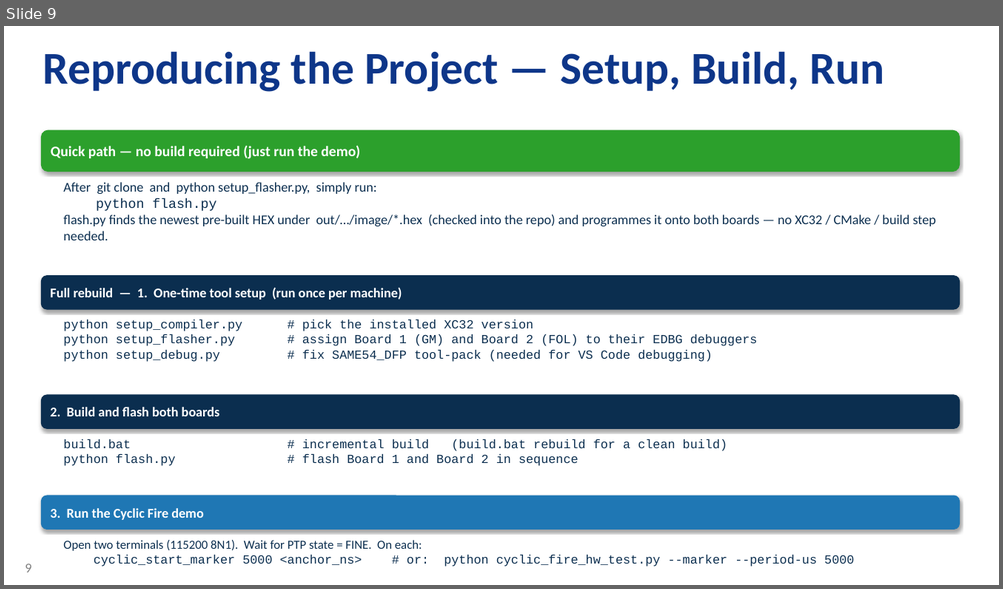
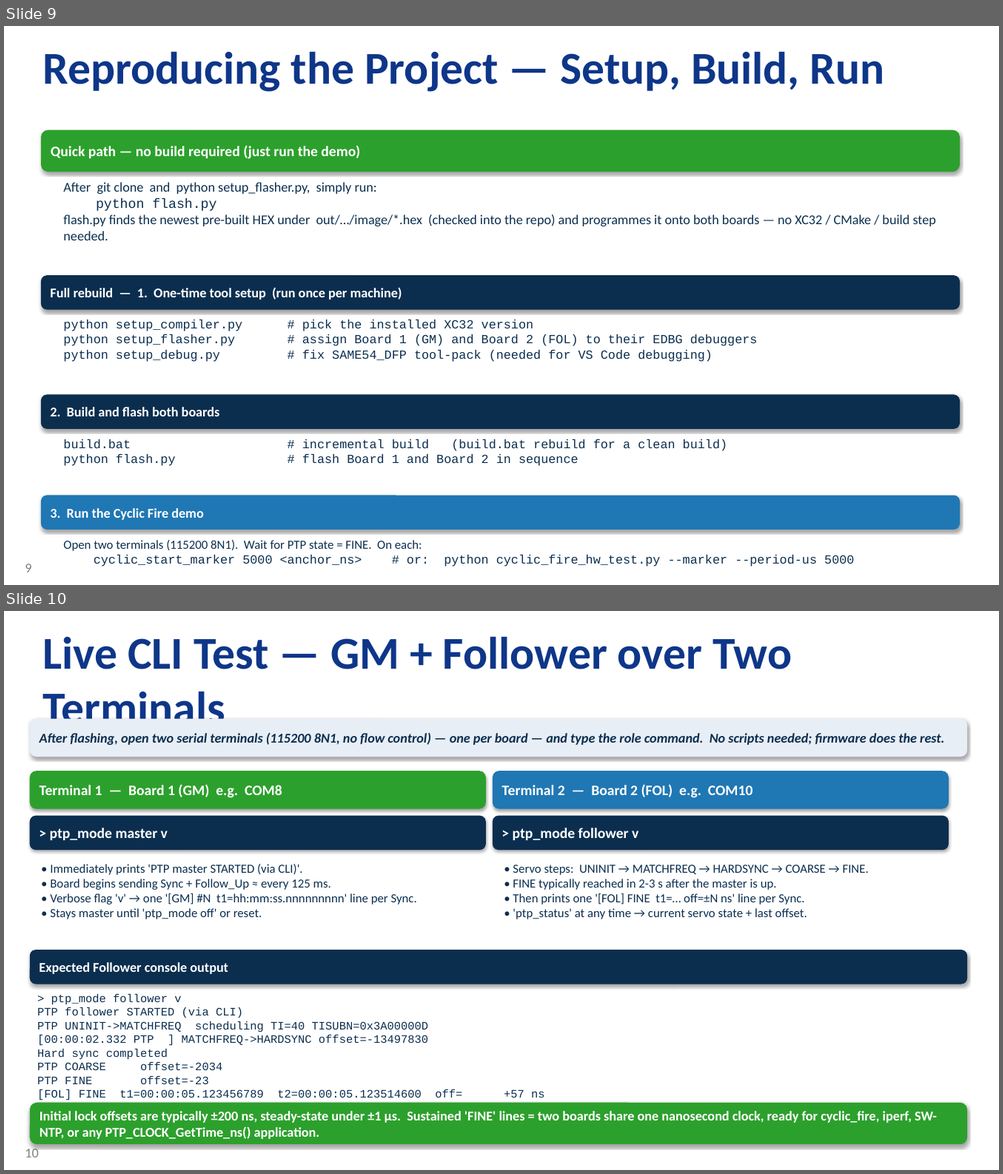
Before and after one commit to zabooh/net_10base_t1s, a slide deck: PTP_LAN8651.pptx. Shown one above the other, each under a label of ours: slide 9 before the commit, slides 9 and 10 after it. The pictures are 1003x589 and 1003x1174 pixels, drawn with LibreOffice and Linux fonts; fonts in the diff are those of the drawing; background and template pictures are left out. Boxes give left, top, right and bottom in pixels: in the first picture for what was removed or moved away, otherwise in the second. Text is boxed around its words. In the diff, an @@ line names an element or a change of style, - is before the commit and + after.

```diff
--- a/PTP_LAN8651.pptx
+++ b/PTP_LAN8651.pptx
@@ slide 10 added at [4,611,999,1170], background #FFFFFF; not listed: 1 template element that a slide beside it also shows @@
@@ title added at [43,636,791,735], 44 pt, text #0E3689, bold @@
+Live CLI Test — GM + Follower over Two Terminals
@@ rounded rectangle added at [30,719,967,757], fill #E8EEF5, outline #E8EEF5 0.75 pt, 13 pt, text #0B2E4F, bold, italic @@
+After flashing, open two serial terminals (115200 8N1, no flow control) — one per board — and type the role command. No scripts needed; firmware does the rest.
@@ rounded rectangle added at [30,772,485,809], fill #2CA02C, outline #2CA02C 0.75 pt, 14 pt, text #FFFFFF, bold @@
+Terminal 1 — Board 1 (GM) e.g. COM8
@@ rounded rectangle added at [492,772,948,809], fill #1F77B4, outline #1F77B4 0.75 pt, 14 pt, text #FFFFFF, bold @@
+Terminal 2 — Board 2 (FOL) e.g. COM10
@@ rounded rectangle added at [30,816,485,850], fill #0B2E4F, outline #0B2E4F 0.75 pt, 14 pt, text #FFFFFF, bold @@
+> ptp_mode master v
@@ rounded rectangle added at [492,816,948,850], fill #0B2E4F, outline #0B2E4F 0.75 pt, 14 pt, text #FFFFFF, bold @@
+> ptp_mode follower v
@@ text added at [50,864,417,920], 12 pt, text #0B2E4F @@
+• Immediately prints 'PTP master STARTED (via CLI)'.
+• Board begins sending Sync + Follow_Up ≈ every 125 ms.
+• Verbose flag 'v' → one '[GM] #N t1=hh:mm:ss.nnnnnnnnn' line per Sync.
+• Stays master until 'ptp_mode off' or reset.
@@ text added at [512,865,868,920], 12 pt, text #0B2E4F @@
+• Servo steps: UNINIT → MATCHFREQ → HARDSYNC → COARSE → FINE.
+• FINE typically reached in 2-3 s after the master is up.
+• Then prints one '[FOL] FINE t1=… off=±N ns' line per Sync.
+• 'ptp_status' at any time → current servo state + last offset.
@@ rounded rectangle added at [30,951,967,984], fill #0B2E4F, outline #0B2E4F 0.75 pt, 13 pt, text #FFFFFF, bold @@
+Expected Follower console output
@@ text added at [37,994,545,1115], 11 pt, text #0B2E4F @@
+> ptp_mode follower v
+PTP follower STARTED (via CLI)
+PTP UNINIT->MATCHFREQ scheduling TI=40 TISUBN=0x3A00000D
+[00:00:02.332 PTP ] MATCHFREQ->HARDSYNC offset=-13497830
+Hard sync completed
+PTP COARSE offset=-2034
+PTP FINE offset=-23
+[FOL] FINE t1=00:00:05.123456789 t2=00:00:05.123514600 off= +57 ns
+[FOL] FINE t1=00:00:05.248334810 t2=00:00:05.248392100 off= +55 ns
@@ rounded rectangle added at [30,1103,967,1145], fill #2CA02C, outline #2CA02C 0.75 pt, 13 pt, text #FFFFFF, bold @@
+Initial lock offsets are typically ±200 ns, steady-state under ±1 µs. Sustained 'FINE' lines = two boards share one nanosecond clock, ready for cyclic_fire, iperf, SW-NTP, or any PTP_CLOCK_GetTime_ns() application.
```
Also in this commit, not shown: 3 other files.
